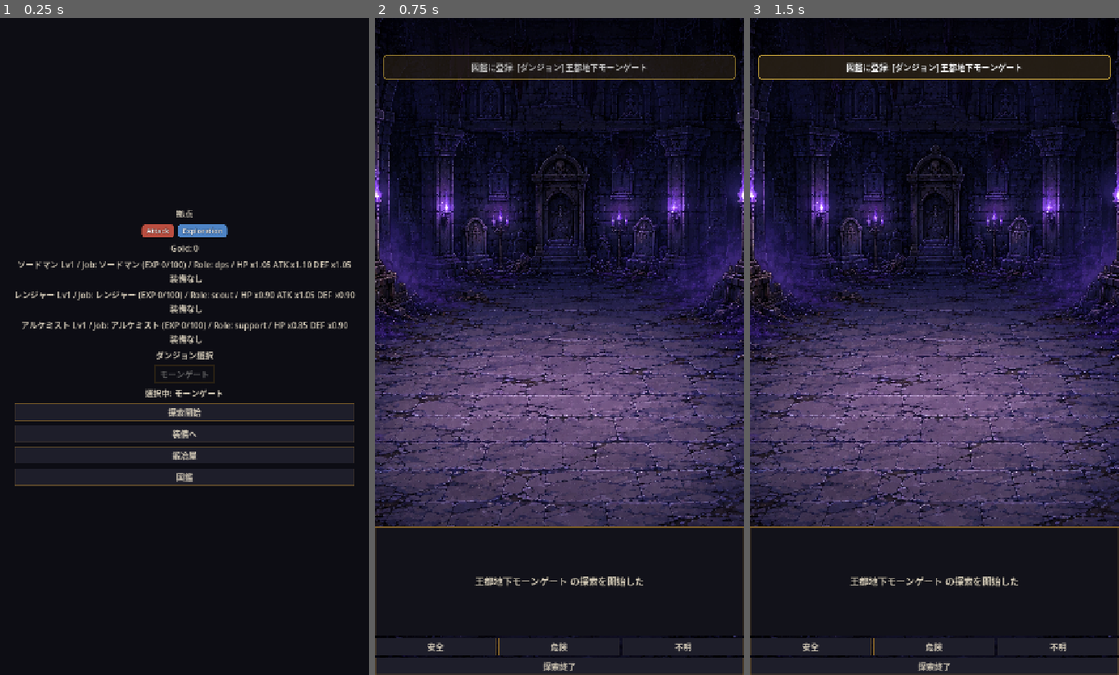
Above: before the commit, frames 1-3 (left to right).
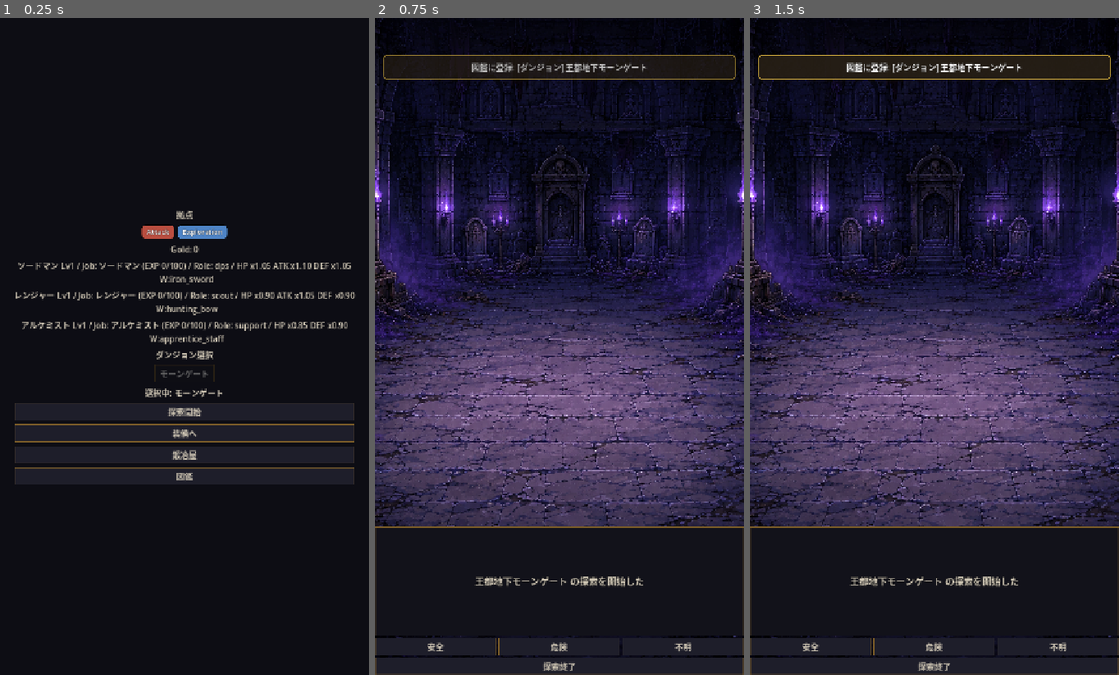
Above: after the commit, the same moments.

Repository: JeflyMarte/crownfall
Game: Godot game, scene res://scenes/boot/BootScene.tscn
Same seed, same stepped clock (60 frames per second), same inputs: the game is played once before the commit and once after it.
Inputs:
- Up to frame 1 (0.25 s): no input
- Up to frame 2 (0.75 s): click "探索開始" at 0.5 s
- Up to frame 3 (1.5 s): click "≡" at 1.25 s

The runs differ from the first frame. In frame 1, 3.3% of the frame differs, in the area x 4-96%, y 29-72%; in frame 2, nothing differs; in frame 3, nothing differs.

Commit message:
初期装備付与: 新規ゲーム時に職対応の初期武器を装備
swordsman=iron_sword / ranger=hunting_bow / alchemist=apprentice_staff
を鑑定済みで生成し inventory 登録の上で装備。既存セーブはロード時上書きのため非影響。

Co-authored-by: Cursor <cursoragent@cursor.com>

Diff:
--- a/scripts/autoload/GameState.gd
+++ b/scripts/autoload/GameState.gd
@@ -94,6 +94,13 @@
 		if member.equipped_accessory == item:
 			member.equipped_accessory = null
 
+# 新規ゲーム時にジョブごとへ付与する初期武器 { job_id: weapon_id }
+const STARTING_WEAPON_BY_JOB: Dictionary = {
+	"swordsman": "iron_sword",
+	"ranger": "hunting_bow",
+	"alchemist": "apprentice_staff",
+}
+
 func _ready() -> void:
 	_init_party()
 
@@ -120,6 +127,42 @@
 	alchemist.base_stats = stats_class.new()
 
 	party_members = [swordsman, ranger, alchemist]
+	_grant_starting_equipment()
+
+# 初期武器を生成し、inventory に登録した上で装備させる。
+# 装備品が inventory に存在することは SaveManager の装備復元（instance_id 解決）の前提。
+func _grant_starting_equipment() -> void:
+	for member in party_members:
+		if member == null or member.equipped_weapon != null:
+			continue
+		var weapon_id: String = str(STARTING_WEAPON_BY_JOB.get(member.job_id, ""))
+		if weapon_id.is_empty():
+			continue
+		var instance: Resource = _create_starting_weapon(weapon_id)
+		if instance == null:
+			continue
+		inventory.append(instance)
+		member.equipped_weapon = instance
+
+func _create_starting_weapon(weapon_id: String) -> Resource:
+	var weapon_data: Resource = DataRegistry.get_weapon_data(weapon_id)
+	if weapon_data == null:
+		return null
+	var instance_class = load("res://scripts/domain/WeaponInstance.gd")
+	if instance_class == null:
+		return null
+	var instance = instance_class.new()
+	instance.instance_id = "starting_" + weapon_id
+	instance.weapon_id = weapon_id
+	instance.is_appraised = true
+	instance.rolled_attack = weapon_data.base_attack
+	instance.attack_speed = weapon_data.base_attack_speed
+	instance.critical_rate = weapon_data.base_critical_rate
+	instance.knockback = weapon_data.base_knockback
+	instance.stagger_power = weapon_data.base_stagger_power
+	instance.attack_range = weapon_data.base_attack_range
+	instance.weight = weapon_data.weight
+	return instance
 
 func add_material(material_id: String, amount: int = 1) -> void:
 	if material_id.is_empty() or amount <= 0:
